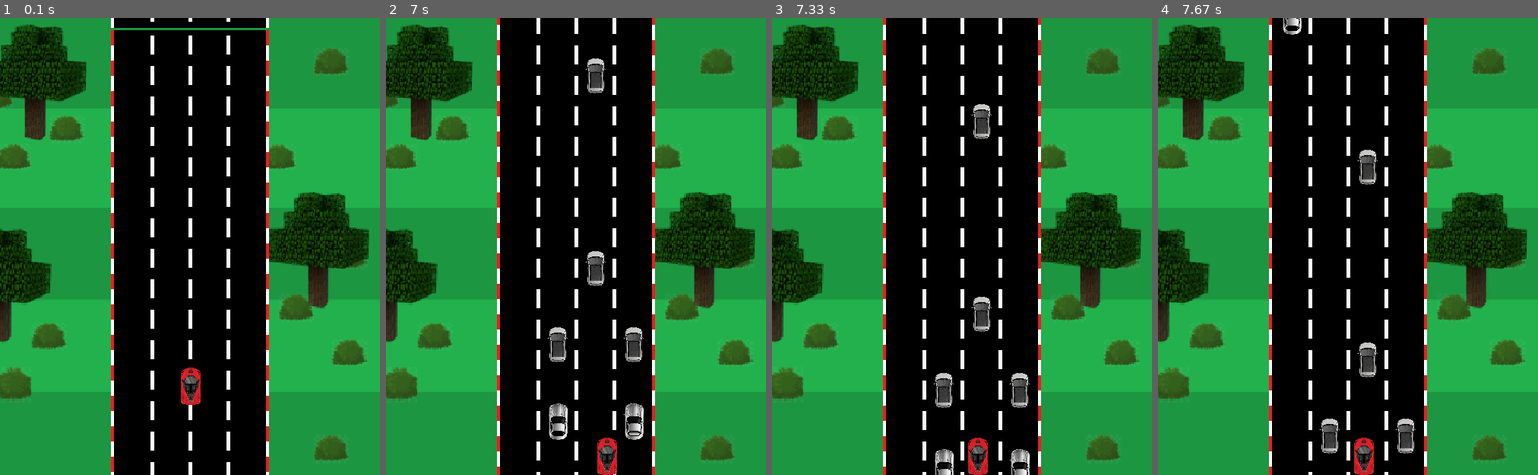
Above: before the commit, frames 1-4 (left to right).
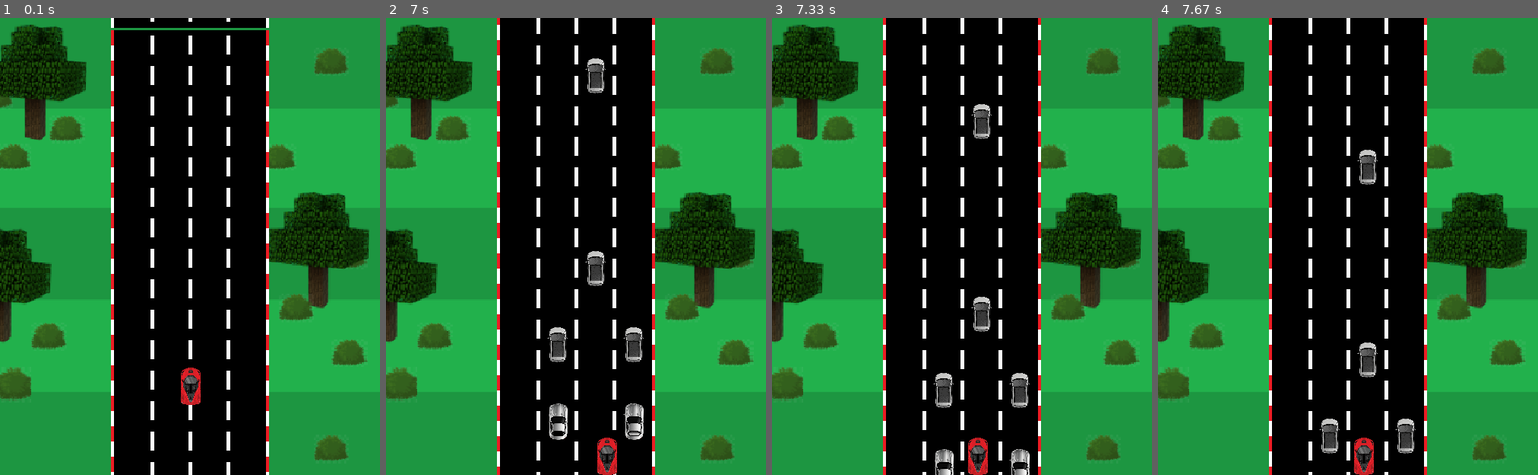
Above: after the commit, the same moments.

Repository: ferclima/pygame
Game: pygame game, started from codigo do jogo.py
Same seed, same stepped clock (60 frames per second), same inputs: the game is played once before the commit and once after it.
Inputs:
- Up to frame 1 (0.1 s): no input
- Up to frame 2 (7 s): hold Right 0.33-0.8 s; hold Up 0.83-1.13 s; hold Left 1.67-2.2 s; hold Down 2.23-2.53 s; hold Left 2.57-2.97 s; hold Up 3-3.37 s; hold Down 4.07-4.43 s; hold Right 4.47-4.93 s; hold Right 4.97-5.43 s; hold Up 5.47-5.77 s; hold Left from 6.87 s (still down)
- Up to frame 3 (7.33 s): release Left at 7.17 s
- Up to frame 4 (7.67 s): no input

Frames 1-3 are identical in both runs. In frame 4, 0.1% of the frame differs, in the area x 32-38%, y 0-4%.

Commit message:
correções no código

Diff:
--- a/codigo do jogo.py
+++ b/codigo do jogo.py
@@ -108,7 +108,7 @@
         # Mantem dentro da tela
         if self.rect.y > HEIGHT:
             self.rect.centerx = posicoesx_iniciais[random.randint(0,3)]
-            self.rect.bottom = posicoesy_iniciais[random.randint(0,len(posicoesy_iniciais))]
+            self.rect.bottom = posicoesy_iniciais[random.randint(0,((len(posicoesy_iniciais))-1))]
 
 all_sprites = pygame.sprite.Group()
 all_pistas = pygame.sprite.Group()
